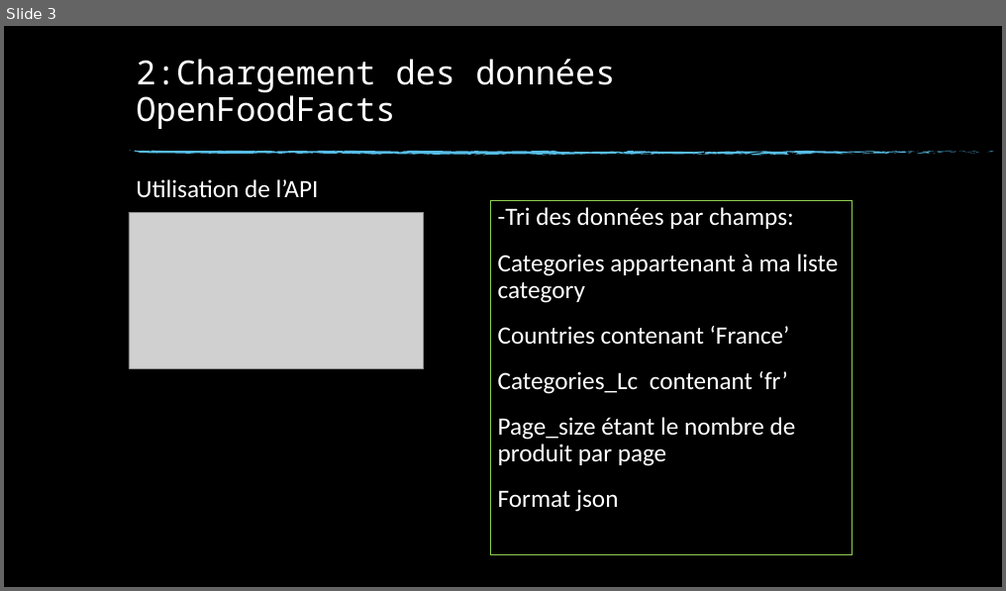
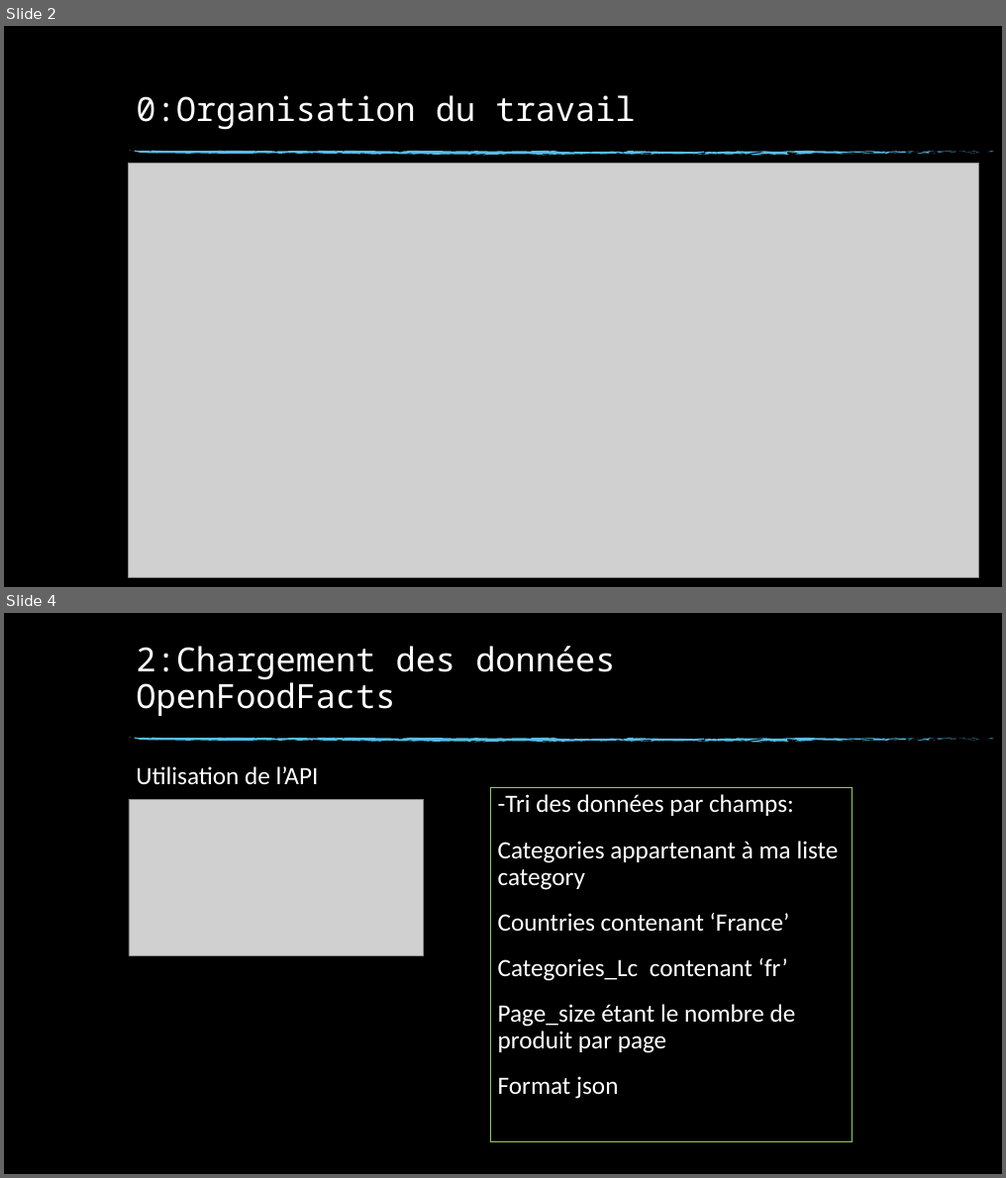
Before and after one commit to Talanoc/ratatouille, a slide deck: Ratatouille.pptx. Shown one above the other, each under a label of ours: slide 3 before the commit, slides 2 and 4 after it; the slides between them are not shown. The pictures are 1006x591 and 1006x1178 pixels, drawn with LibreOffice and Linux fonts; fonts in the diff are those of the drawing; grey boxes stand for pictures; background and template pictures are left out. Boxes give left, top, right and bottom in pixels: in the first picture for what was removed or moved away, otherwise in the second. Text is boxed around its words. In the diff, an @@ line names an element or a change of style, - is before the commit and + after.

```diff
--- a/Ratatouille.pptx
+++ b/Ratatouille.pptx
@@ slide 2 added at [4, 26, 1002, 587], background picture (left out); not listed: 74 template elements that a slide beside it also shows @@
@@ title added at [136, 95, 635, 130], 32 pt, text #FFFFFF @@
+0:Organisation du travail
@@ picture added at [129, 163, 978, 577] @@
@@ what was slide 3 is now slide 4 @@
```
Also in this commit, not shown: 6 slides changed, 2 other slides added, 10 other files.
